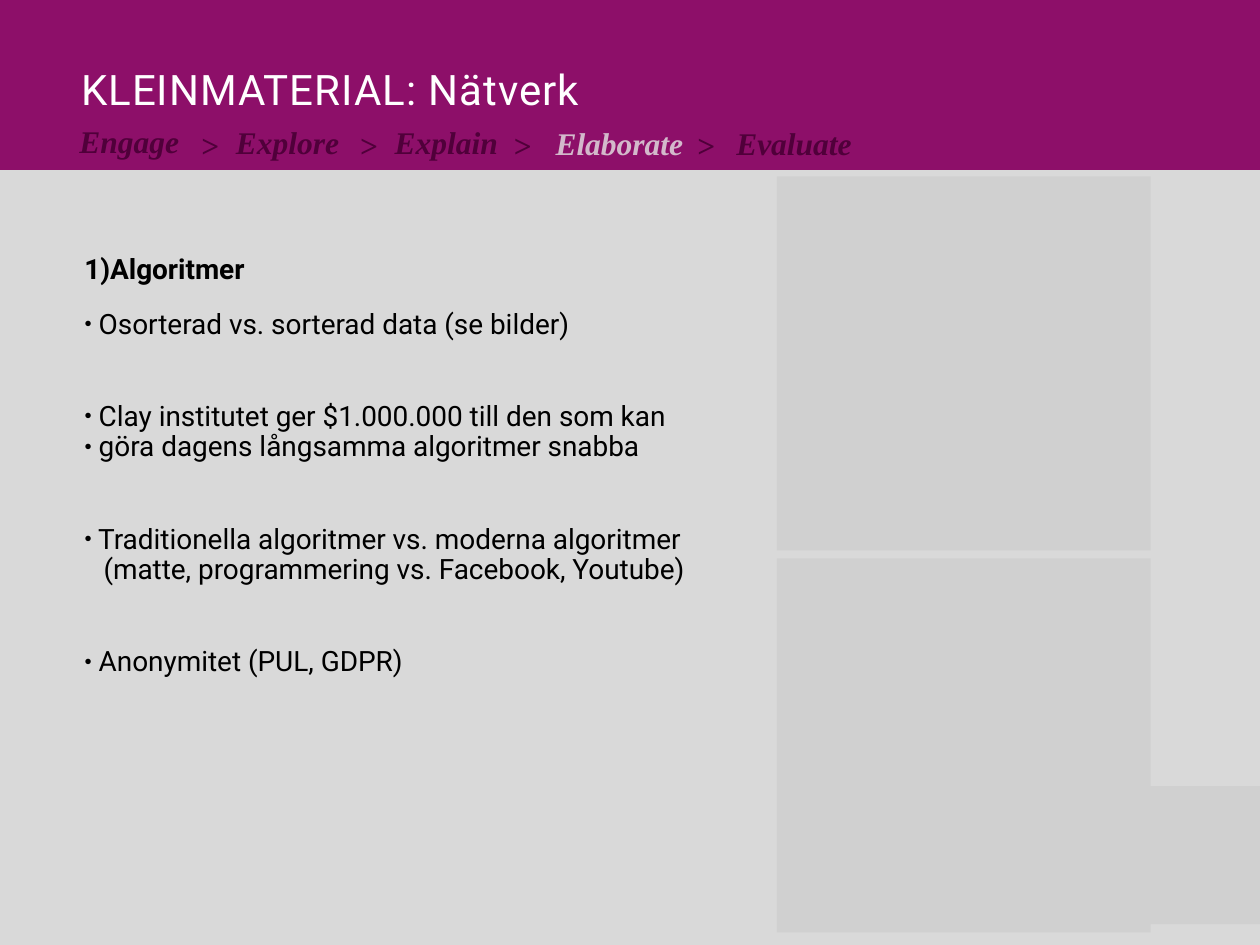
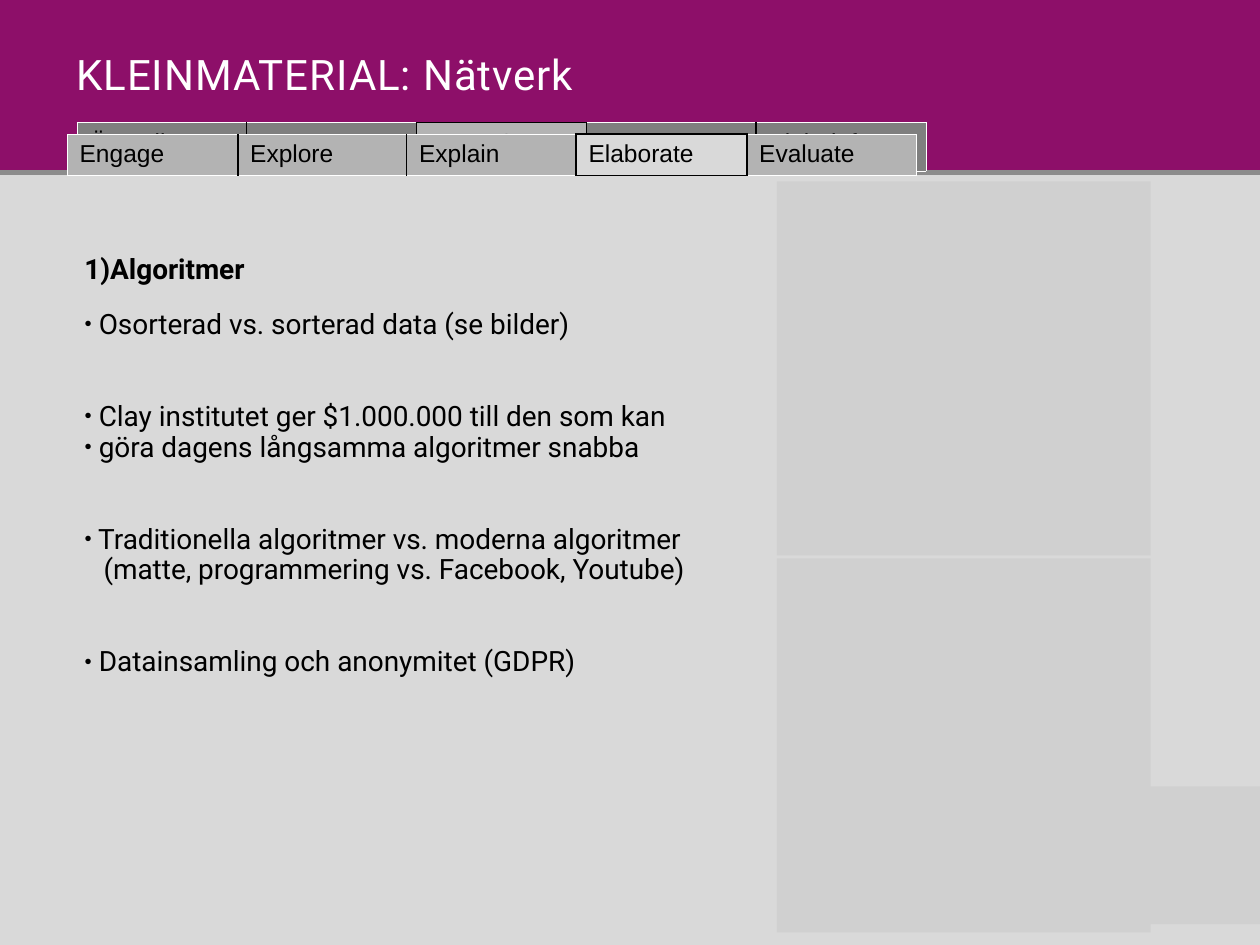
Before and after one commit to Niwsters/teaching-materials-thesis, a slide deck: slide 7 of revisions/2017-nätverk/material_nätverk_revision.pptx. Drawn at 1260x945 pixels with LibreOffice and Linux fonts; fonts in the diff are those of the drawing; grey boxes stand for pictures. Boxes give left, top, right and bottom in pixels: in the first picture for what was removed or moved away, otherwise in the second. Text is boxed around its words. In the diff, an @@ line names an element or a change of style, - is before the commit and + after.

Commit message:
Completed a revision on nätverk, polished a part in Discussion and locked ASD-picture so that it would show up in the correct spot.

```diff
--- a/revisions/2017-nätverk/material_nätverk_revision.pptx
+++ b/revisions/2017-nätverk/material_nätverk_revision.pptx
@@ text "KLEINMATERIAL: Nätverk": place and size @@
-text "KLEINMATERIAL: Nätverk" at <box>81,73,579,106</box>
+text "KLEINMATERIAL: Nätverk" at <box>76,58,573,91</box>
@@ table added at <box>67,134,915,175</box>, 1 rows, 5 columns @@
+Engage | Explore | Explain | Elaborate | Evaluate
@@ table added at <box>77,122,927,170</box>, 1 rows, 5 columns @@
+Översikt | Moment | LEKTION | Referenser | Klein-info
@@ text removed at <box>200,126,236,158</box> @@
->
@@ text removed at <box>359,126,394,158</box> @@
->
@@ text removed at <box>513,126,548,158</box> @@
->
@@ text removed at <box>556,133,684,156</box> @@
-Elaborate
@@ text removed at <box>697,126,732,158</box> @@
->
@@ freeform shape: place and size @@
-freeform shape at <box>0,170,1260,945</box>
+freeform shape at <box>0,175,1260,945</box>
@@ freeform shape added at <box>0,170,1260,945</box>, fill #8C8C8C @@
@@ picture: place and size @@
-picture at <box>777,176,1152,551</box>
+picture at <box>777,181,1152,556</box>
@@ text at <box>99,648,575,677</box>: text changed @@
-● Anonymitet (PUL, GDPR)
+● Datainsamling och anonymitet (GDPR)
```
Also in this commit, not shown: 9 other slides changed, 2 other files.
